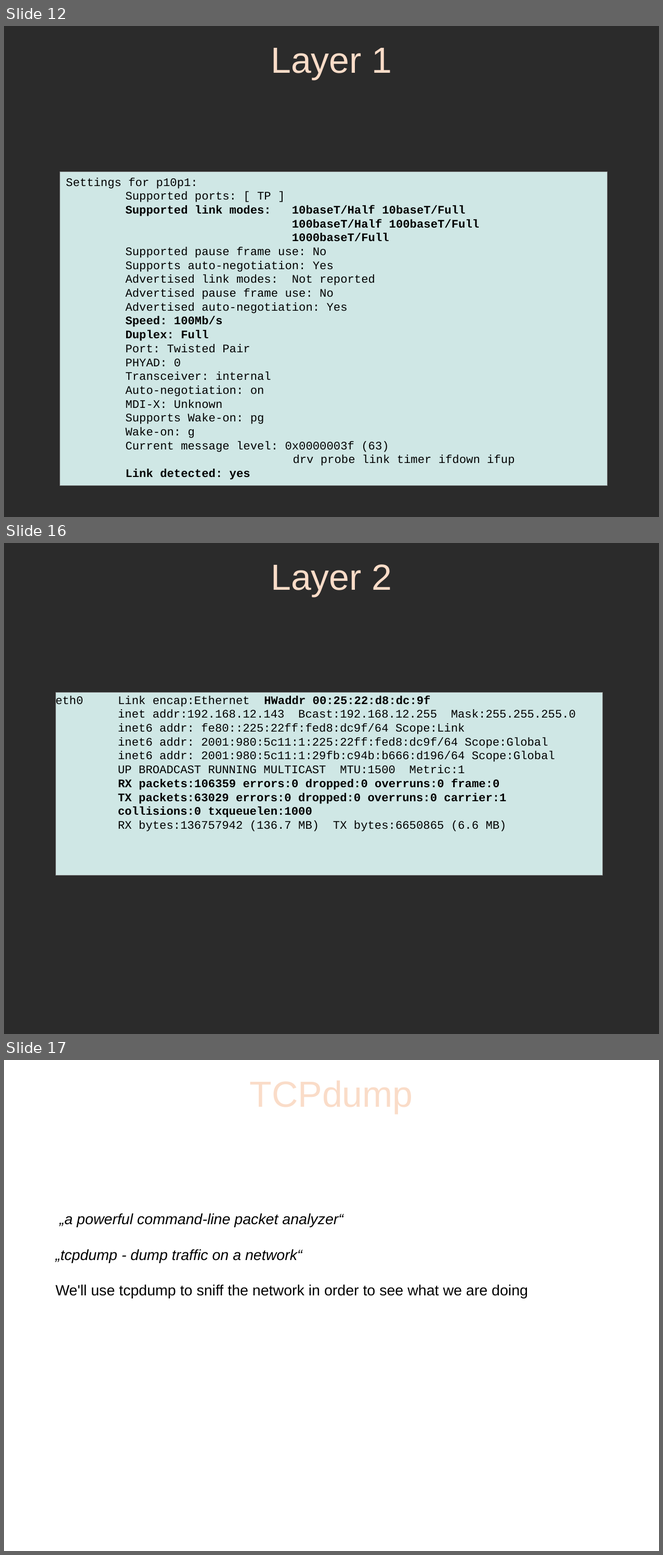
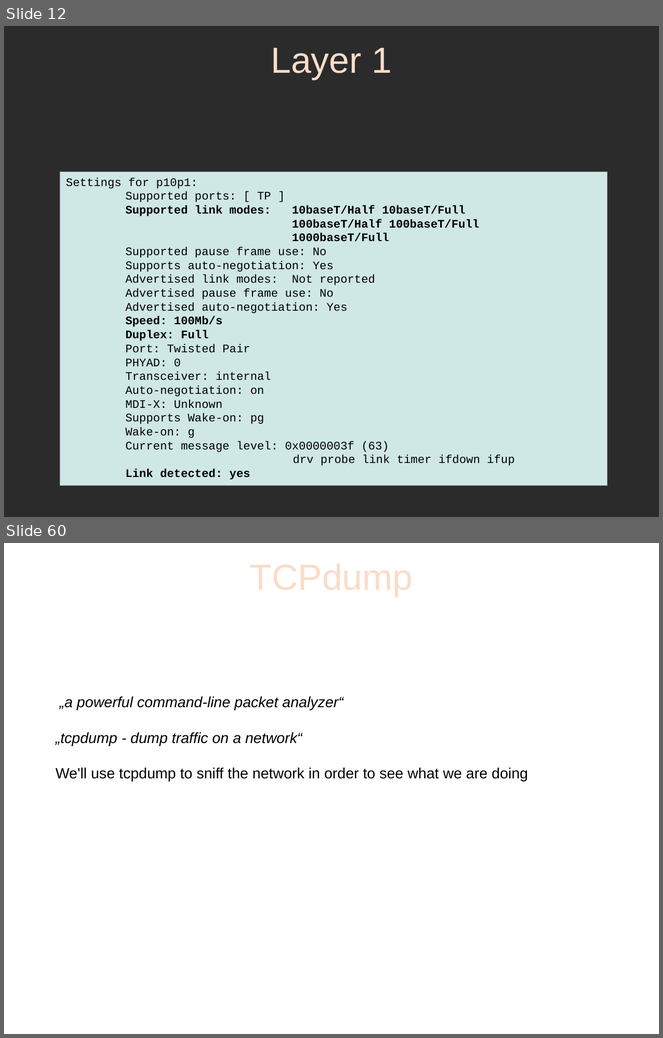
Before and after one commit to sphaero/workshops, a slide deck: Networking/presentation.odp. Shown one above the other, each under a label of ours: slides 12, 16 and 17 before the commit, slides 12 and 60 after it; the slides between them are not shown. The pictures are 663x1555 and 663x1038 pixels, drawn with LibreOffice and Linux fonts; fonts in the diff are those of the drawing; background and template pictures are left out; a plain dark background stands for a picture behind light text. Boxes give left, top, right and bottom in pixels: in the first picture for what was removed or moved away, otherwise in the second. Text is boxed around its words. In the diff, an @@ line names an element or a change of style, - is before the commit and + after.

```diff
--- a/Networking/presentation.odp
+++ b/Networking/presentation.odp
@@ slide 16 removed at (4, 543, 659, 1034), background picture (left out) @@
@@ title removed at (271, 564, 392, 597) @@
-Layer 2
@@ rectangle removed at (55, 693, 604, 876) @@
-eth0 Link encap:Ethernet HWaddr 00:25:22:d8:dc:9f
-inet addr:192.168.12.143 Bcast:192.168.12.255 Mask:255.255.255.0
-inet6 addr: fe80::225:22ff:fed8:dc9f/64 Scope:Link
-inet6 addr: 2001:980:5c11:1:225:22ff:fed8:dc9f/64 Scope:Global
-inet6 addr: 2001:980:5c11:1:29fb:c94b:b666:d196/64 Scope:Global
-UP BROADCAST RUNNING MULTICAST MTU:1500 Metric:1
-RX packets:106359 errors:0 dropped:0 overruns:0 frame:0
-TX packets:63029 errors:0 dropped:0 overruns:0 carrier:1
-collisions:0 txqueuelen:1000
-RX bytes:136757942 (136.7 MB) TX bytes:6650865 (6.6 MB)
@@ what was slide 17 is now slide 60 @@
```
Also in this commit, not shown: 15 slides changed, 16 slides added, 10 other slides removed, 5 other files.
